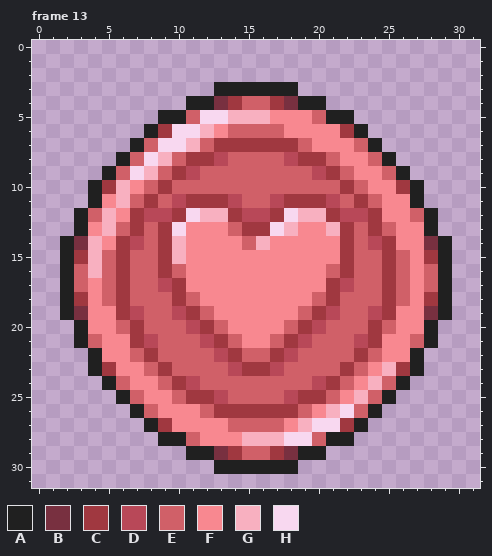
Two versions of one pixel-art file, assets/img/icons/jokers/jokers.aseprite. The picture above was drawn from the file before the commit.
32x32 pixels, 13 frames. Shown: frame 13. The commit also changed other frames, which this record leaves out.
Palette (. is transparent): A #202020  B #783040  C #a03840  D #b84858  E #d06068  F #f88890  G #f8b0c0  H #f8d8f0
Pixels before, frame 13, first column x 2:
 3 ...........AAAAAA...........
 4 .........AABCEECBAA.........
 5 .......AAEHHGGGFFFEAA.......
 6 ......ACHHGFEEEEFFFFCA......
 7 .....AEHHGECCCCCCEFFFEA.....
 8 ....AEHGECCDEEEEDCCEFFEA....
 9 ...AEHGECDEEEEEEEEDCEFFEA...
10 ..ACGFECEEEEEEEEEEEECEFFCA..
11 ..AFGECEDCCCDEEDCCCDECEFFA..
12 .AEGFCDDCHGGCDDCHGGCDDCFFEA.
13 .AFGECECHFFFECCHGFFGCECEFFA.
14 ABGFCDECGFFFFEGFFFFFCEDCFFBA
15 ACGECEECGFFFFFFFFFFFCEECEFCA
16 AEGECEECEFFFFFFFFFFECEECEFEA
17 AEFECEEDCFFFFFFFFFFCDEECEFEA
18 ACFECEEECEFFFFFFFFECEEECEFCA
19 ABFFCDEEDCEFFFFFFECDEEDCFFBA
20 .AFFECEEEDCEFFFFECDEEECEFFA.
21 .AEFFCDEEEDCEFFECDEEEDCFFEA.
22 ..AFFECEEEEDCEECDEEEECEFFA..
23 ..ACFFECEEEEDCCDEEEECEFGCA..
24 ...AEFFECDEEEEEEEEDCEFGEA...
25 ....AEFFECCDEEEEDCCEFGEA....
26 .....AEFFFECCCCCCEFGHEA.....
27 ......ACFFFFEEEEFGHHCA......
28 .......AAEFFFGGGHHEAA.......
29 .........AABCEECBAA.........
30 ...........AAAAAA...........
The result:
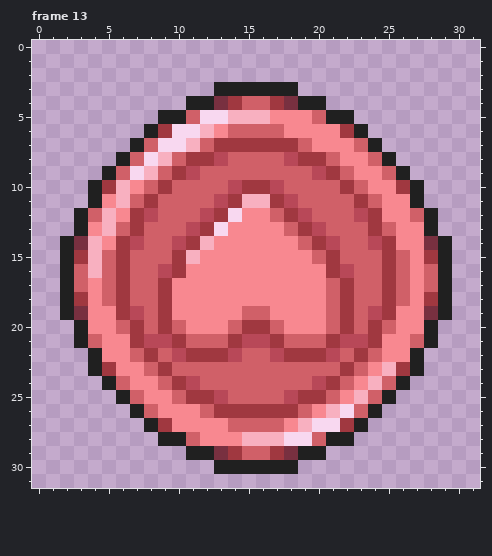
The commit says: gif handling (jokers); added X.svg
The exact change:
Changed rows in their new state; - is an unchanged pixel.
Frame 13, layer "Group 4/Layer 7":
first column x 9:
10 -----DCCD-----
11 -EEEDCGGCDEEE-
12 EEEDCHFFECDEEE
13 EEDCHFFFFECDEE
14 EDCG--FF--ECDE
15 ECG--------ECE
16 DC----------CD
17 CF----------EC
18 CFF--------FEC
19 CFFF--EE--FFEC
20 C-FFFECCEFFF-C
21 DC-EECDDCEE-CD
22 -DCCCD--DCCCD-
23 -----EEEE-----
Pixel boxes of the changes (left, top, right, bottom) in both pictures:
changed: (158, 180, 354, 376)
